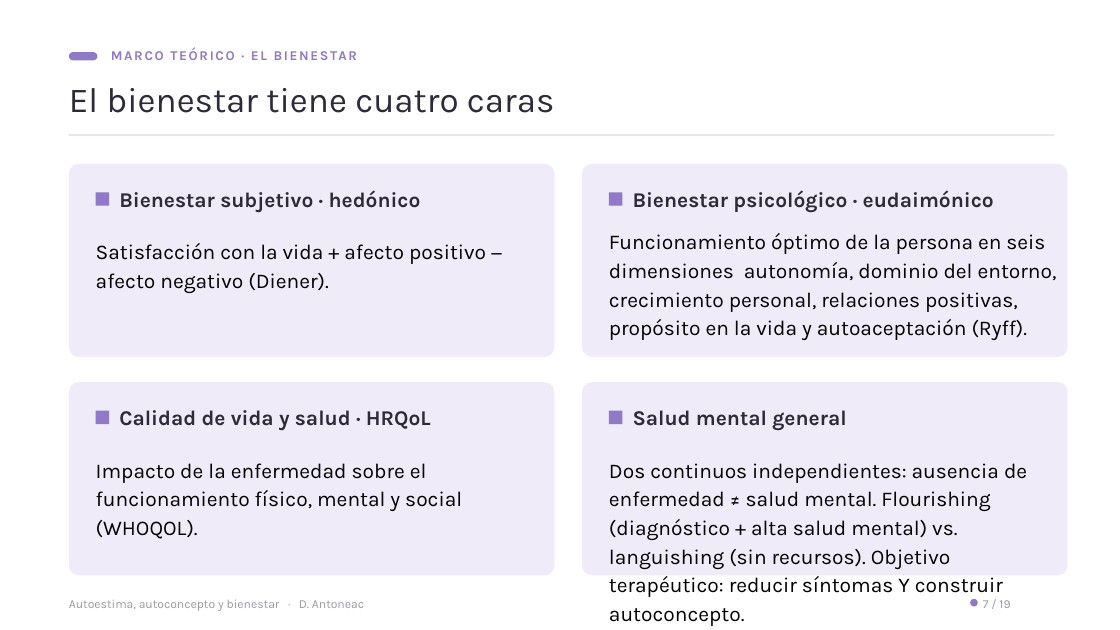
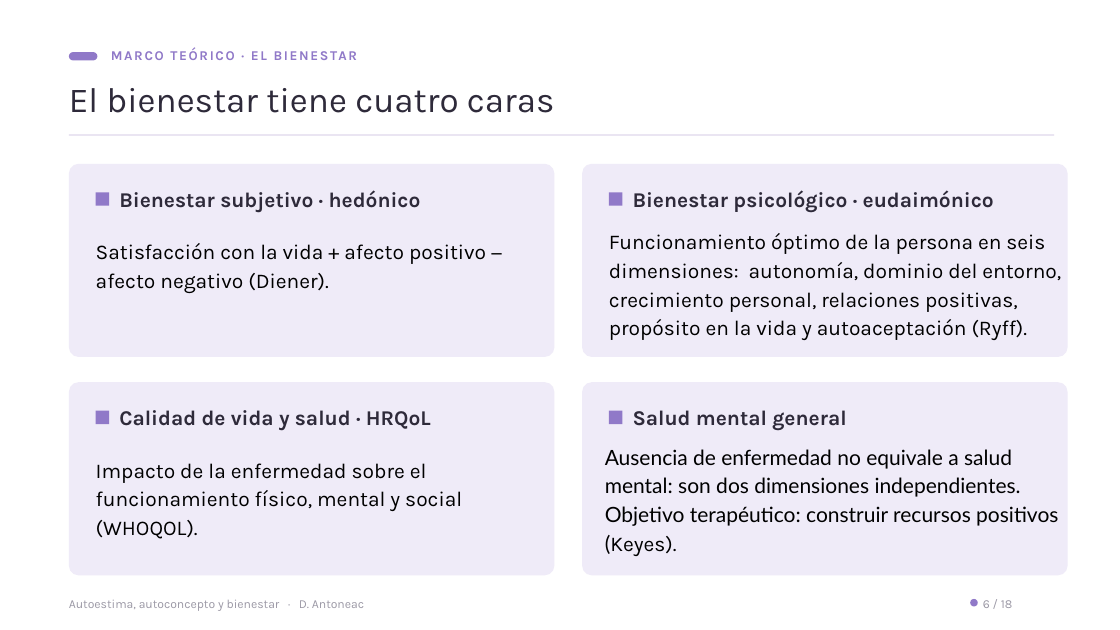
Before and after one commit to denisaantoneac23-dotcom/tfm-presentacion, a slide deck: slide 5 of TFM_Presentacion_Denisa_Antoneac_v13.pptx. Drawn at 1120x630 pixels with LibreOffice and Linux fonts; fonts in the diff are those of the drawing. Boxes give left, top, right and bottom in pixels: in the first picture for what was removed or moved away, otherwise in the second. Text is boxed around its words. In the diff, an @@ line names an element or a change of style, - is before the commit and + after.

```diff
--- a/TFM_Presentacion_Denisa_Antoneac_v13.pptx
+++ b/TFM_Presentacion_Denisa_Antoneac_v13.pptx
@@ text at (609, 233, 1061, 340): text changed @@
-Funcionamiento óptimo de la persona en seis dimensiones autonomía, dominio del entorno, crecimiento personal, relaciones positivas, propósito en la vida y autoaceptación (Ryff).
+Funcionamiento óptimo de la persona en seis dimensiones: autonomía, dominio del entorno, crecimiento personal, relaciones positivas, propósito en la vida y autoaceptación (Ryff).
@@ text at (605, 449, 1058, 555): text changed; font Karla to Lato @@
-Dos continuos independientes: ausencia de enfermedad ≠ salud mental. Flourishing (diagnóstico + alta salud mental) vs. languishing (sin recursos). Objetivo terapéutico: reducir síntomas Y construir autoconcepto.
+Ausencia de enfermedad no equivale a salud mental: son dos dimensiones independientes. Objetivo terapéutico: construir recursos positivos (Keyes).
@@ text at (983, 600, 1013, 608): text changed @@
-7 / 19
+6 / 18
```
Also in this commit, not shown: 15 other slides changed, 1 slide removed.
